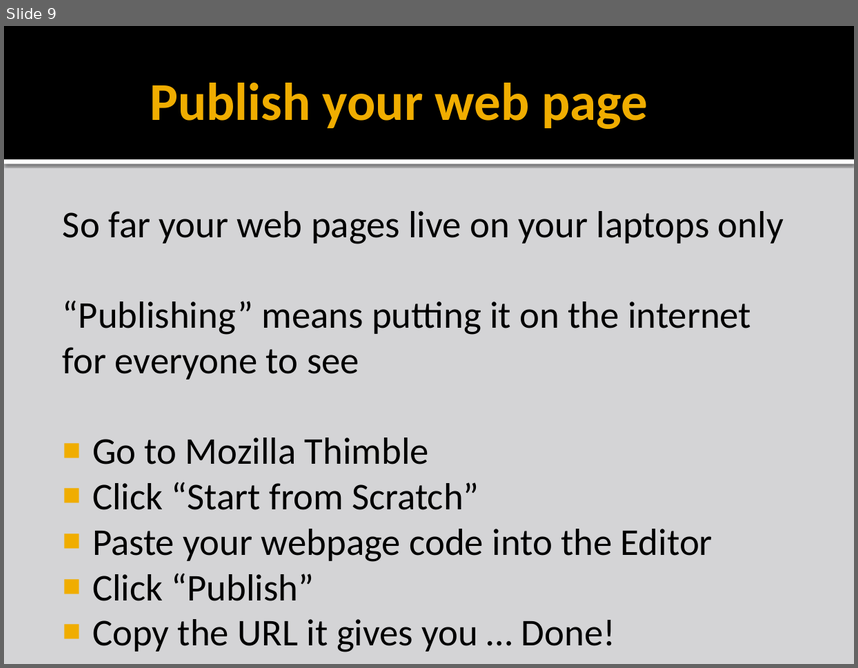
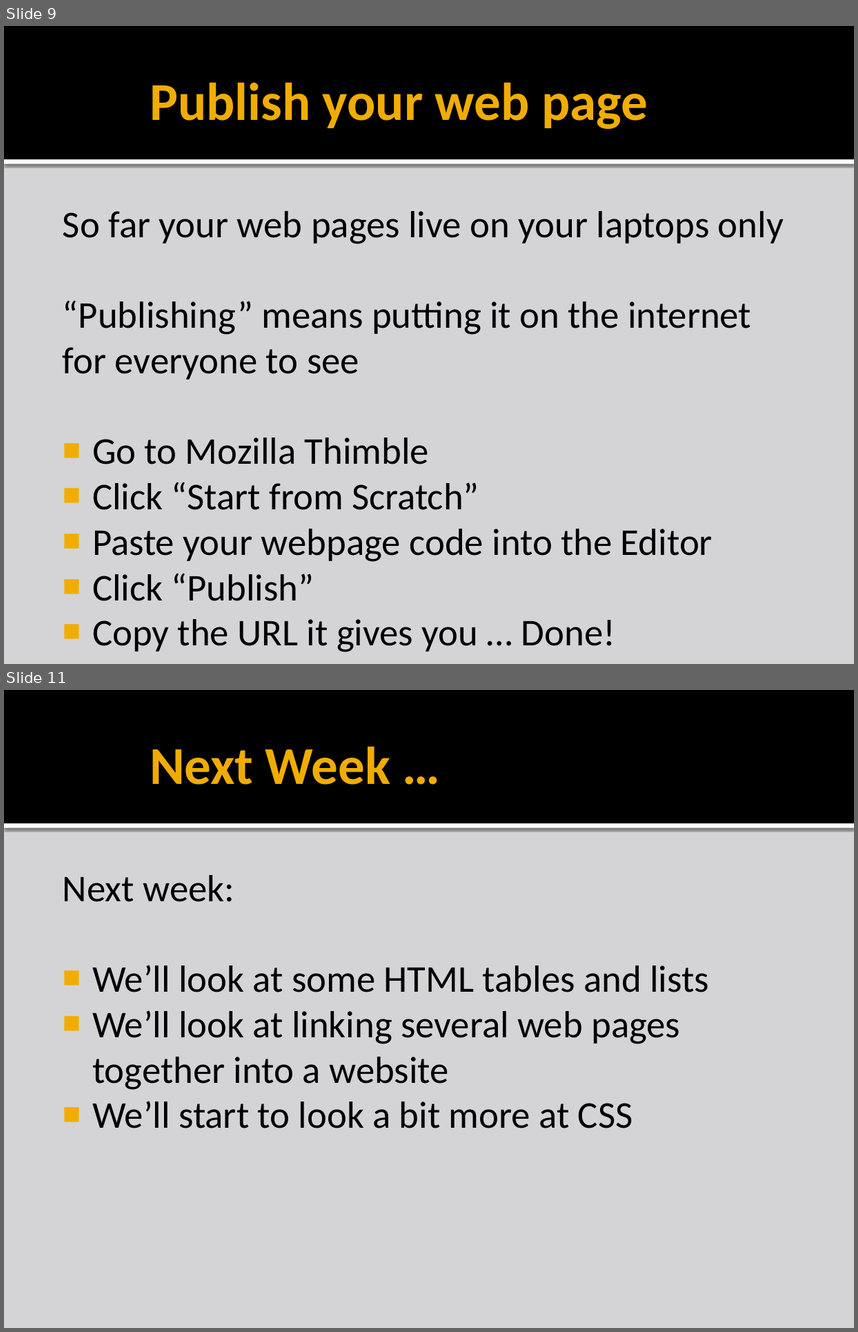
Before and after one commit to liamf/coderdojo-bray, a slide deck: html/presentations/CoderDojoBrayHTML_session1.pptx. Shown one above the other, each under a label of ours: slide 9 before the commit, slides 9 and 11 after it; the slides between them are not shown. The pictures are 858x668 and 858x1332 pixels, drawn with LibreOffice and Linux fonts; fonts in the diff are those of the drawing; background and template pictures are left out. Boxes give left, top, right and bottom in pixels: in the first picture for what was removed or moved away, otherwise in the second. Text is boxed around its words. In the diff, an @@ line names an element or a change of style, - is before the commit and + after.

```diff
--- a/html/presentations/CoderDojoBrayHTML_session1.pptx
+++ b/html/presentations/CoderDojoBrayHTML_session1.pptx
@@ slide 11 added at (x1=4, y1=690, x2=854, y2=1328), background #D4D4D6; not listed: 2 template elements that a slide beside it also shows @@
@@ title added at (x1=150, y1=747, x2=390, y2=785), 45 pt, text #F0AD00, bold @@
+Next Week …
@@ text added at (x1=63, y1=875, x2=709, y2=1128), 32 pt, text #000000 @@
+Next week:
+■ We’ll look at some HTML tables and lists
+■ We’ll look at linking several web pages together into a website
+■ We’ll start to look a bit more at CSS
```
Also in this commit, not shown: 1 slide changed, 12 other files.
